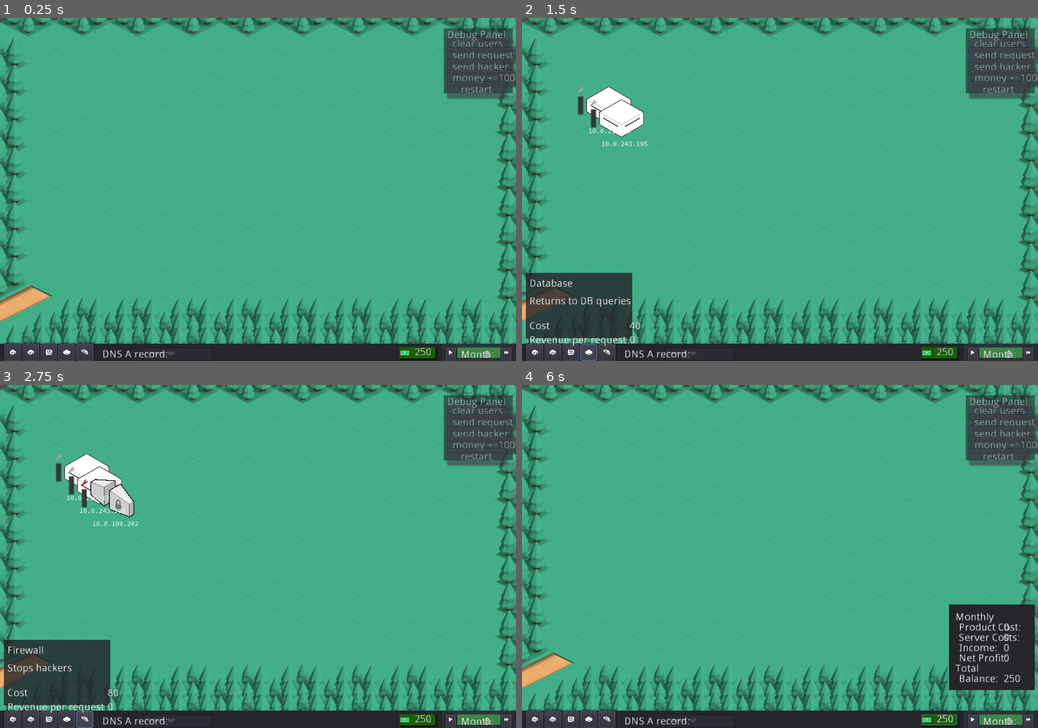
Above: before the commit, frames 1-4 (two rows, left to right).
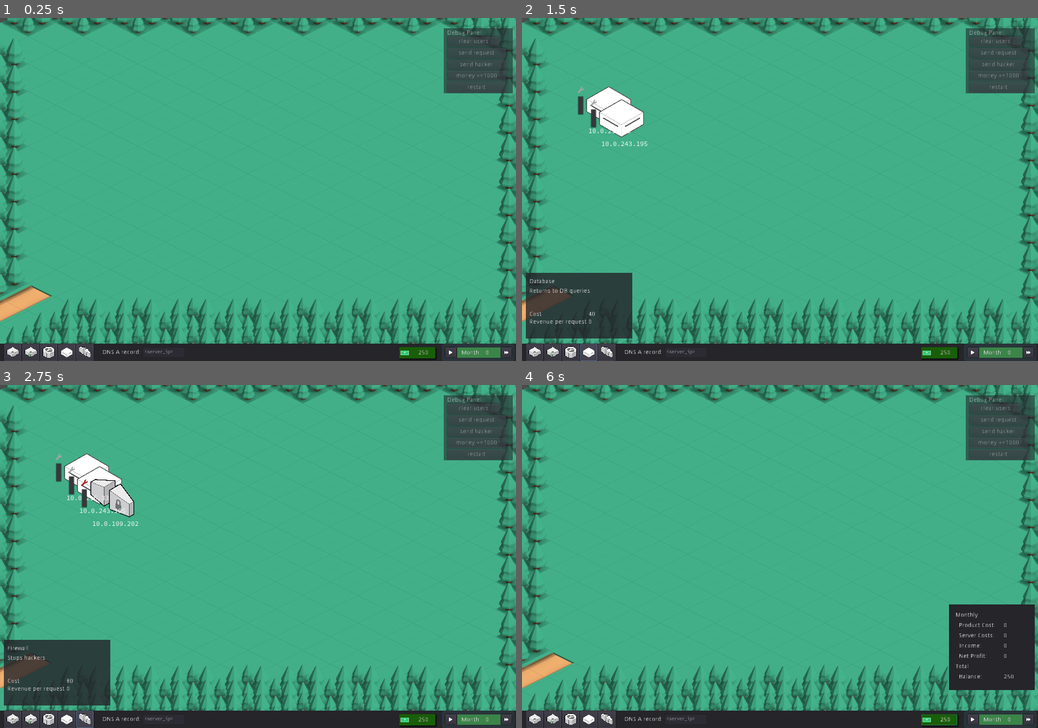
Above: after the commit, the same moments.

Repository: yigitbey/CloudArchitect
Game: Godot game, scene res://Level.tscn
Same seed, same stepped clock (60 frames per second), same inputs: the game is played once before the commit and once after it.
Inputs (mouse positions are in pixels of both pictures, inside the frame that each line leads up to):
- Up to frame 1 (0.25 s): no input
- Up to frame 2 (1.5 s): click (589, 350) at 0.5 s; click (589, 350) at 1.25 s
- Up to frame 3 (2.75 s): click (82, 717) at 2 s
- Up to frame 4 (6 s): click (604, 717) at 2.75 s; click "restart" at 3.5 s; click "restart" at 4.25 s; click "restart" at 5 s; click "250" at 5.75 s

The runs differ from the first frame. In frame 1, 1.2% of the frame differs, in the area x 1-100%, y 3-100%; in frame 2, 1.9%; in frame 3, 1.8%; in frame 4, 2.0%.

Commit message:
revert hidpi

Diff:
--- a/project.godot
+++ b/project.godot
@@ -35,10 +35,6 @@
 
 enabled=PoolStringArray( "FontAwesome5" )
 
-[gui]
-
-theme/use_hidpi=true
-
 [input]
 
 wheel_up={
